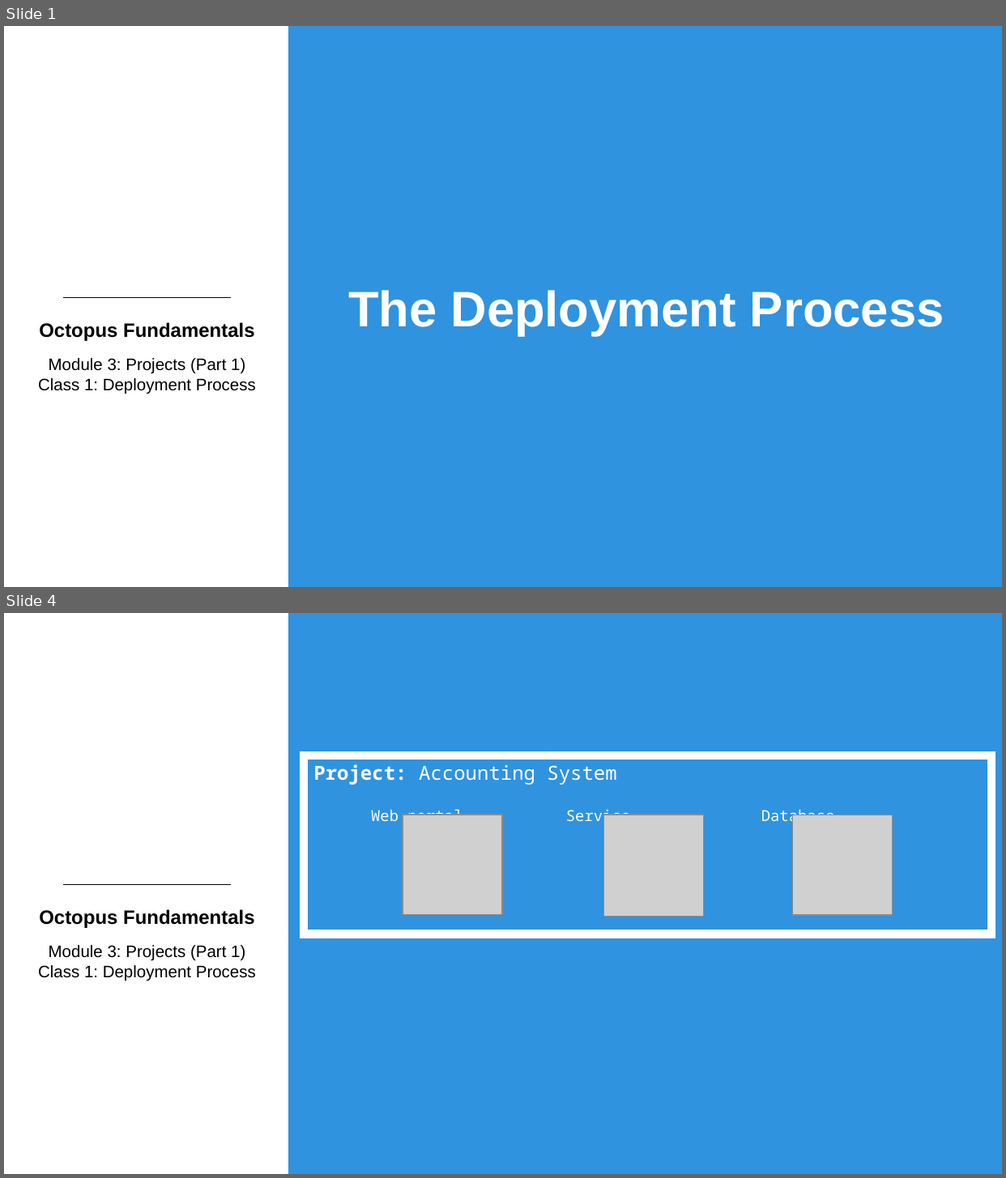
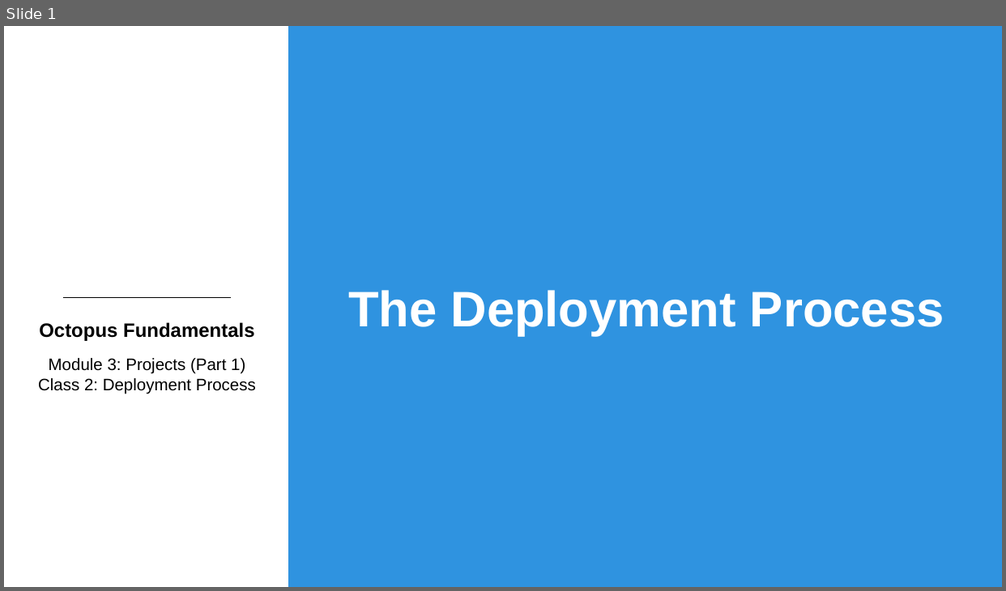
Before and after one commit to OctopusDeployCommunity/Octopus-Fundamentals-Course, a slide deck: OctopusDeployFundamentals/Module3-DeploymentProjects/Slides/Module3Class2-DeploymentProcess.pptx. Shown one above the other, each under a label of ours: slides 1 and 4 before the commit, slide 1 after it; the slides between them are not shown. The pictures are 1006x1178 and 1006x591 pixels, drawn with LibreOffice and Linux fonts; fonts in the diff are those of the drawing; grey boxes stand for pictures; background and template pictures are left out. Boxes give left, top, right and bottom in pixels: in the first picture for what was removed or moved away, otherwise in the second. Text is boxed around its words. In the diff, an @@ line names an element or a change of style, - is before the commit and + after.

Commit message:
Adding slides for mod 3 classes 2-4

```diff
--- a/OctopusDeployFundamentals/Module3-DeploymentProjects/Slides/Module3Class2-DeploymentProcess.pptx
+++ b/OctopusDeployFundamentals/Module3-DeploymentProjects/Slides/Module3Class2-DeploymentProcess.pptx
@@ slide 4 removed at [4,613,1002,1174], background #FFFFFF; not listed: 3 template elements that a slide beside it also shows @@
@@ rectangle removed at [305,756,992,935] @@
-Project: Accounting System
@@ text removed at [371,807,462,821] @@
-Web portal
@@ picture removed at [403,815,502,914] @@
@@ text removed at [566,809,630,826] @@
-Service
@@ picture removed at [603,815,704,917] @@
@@ text removed at [761,809,834,826] @@
-Database
@@ picture removed at [792,815,892,915] @@
@@ slide 1 changed as well @@
@@ text at [38,378,256,395]: text changed @@
-Class 1: Deployment Process
+Class 2: Deployment Process
```
Also in this commit, not shown: 1 other slide changed, 2 slides added, 5 other slides removed, 4 other files.
